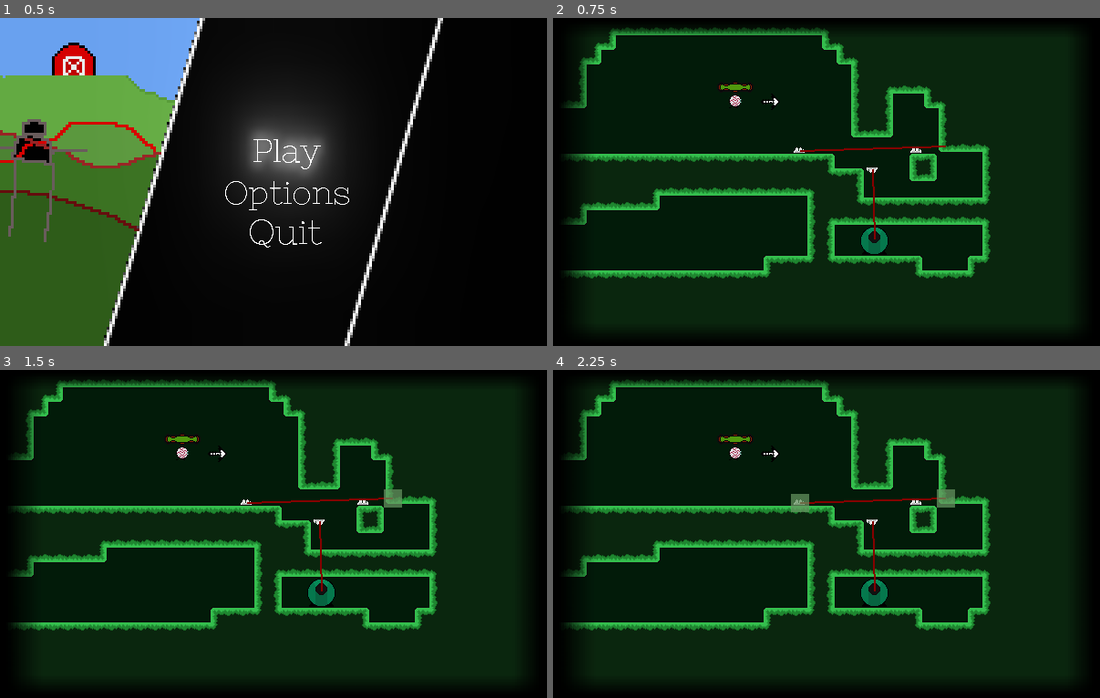
Above: before the commit, frames 1-4 (two rows, left to right).
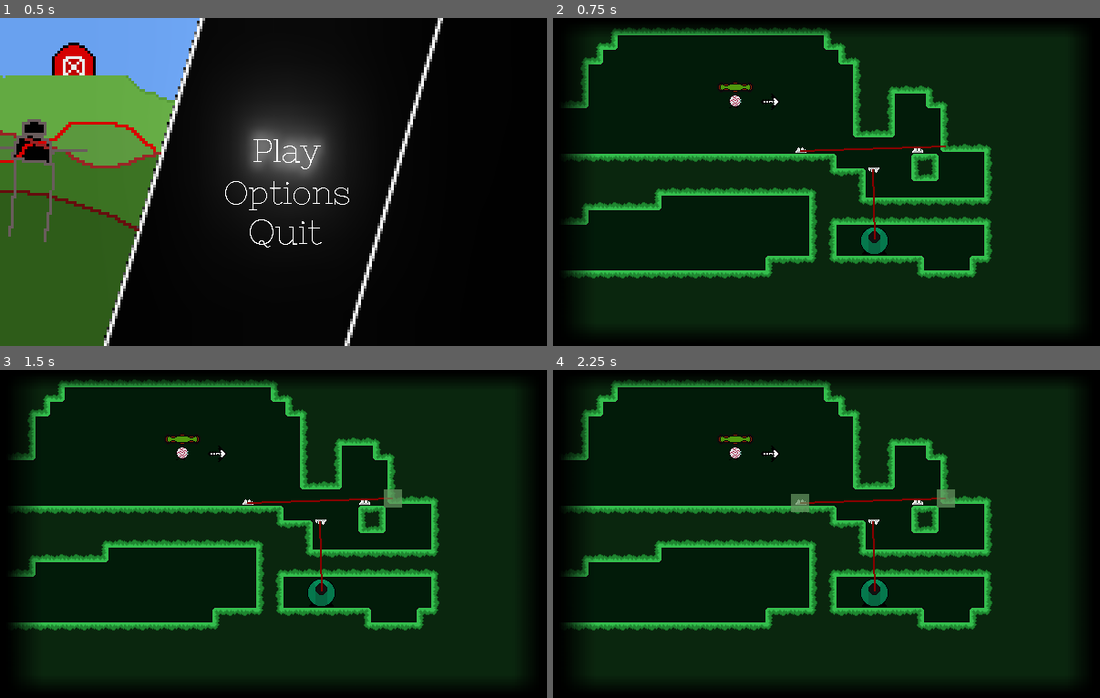
Above: after the commit, the same moments.

Repository: epimetheusgames/EyeSore
Game: Godot game, scene res://MainMenu.tscn
The game is run twice, just before and just after one commit, with the same random seed, the same clock (stepped at 60 frames per second) and the same inputs.
Inputs (mouse positions are in pixels of both pictures, inside the frame that each line leads up to):
- Up to frame 1 (0.5 s): no input
- Up to frame 2 (0.75 s): click (837, 152) at 0.5 s
- Up to frame 3 (1.5 s): click (393, 497) at 1.27 s
- Up to frame 4 (2.25 s): click (799, 504) at 2.02 s

Frame 1 is identical in both runs. In frame 2, 4.9% of the frame differs, in the area x 2-81%, y 2-80%; in frame 3, 4.8%; in frame 4, 4.8%.

Commit message:
Fixed weird problems with spikes

Diff:
--- a/OGPC_Project_Native_Directory/Levels/ExamplePuzzleLevel.tscn
+++ b/OGPC_Project_Native_Directory/Levels/ExamplePuzzleLevel.tscn
@@ -21,12 +21,10 @@
 script = ExtResource( 8 )
 
 [node name="TileMap" parent="Save_Functionality" instance=ExtResource( 6 )]
-position = Vector2( -2, 0 )
 z_index = -1
 tile_data = PoolIntArray( -589840, 0, 65537, -589839, 0, 65538, -589838, 0, 65538, -589837, 0, 65538, -589836, 0, 65538 …(31859 unchanged characters)…
 
 [node name="Spikes_TileMap" parent="Save_Functionality" instance=ExtResource( 6 )]
-position = Vector2( -2, 0 )
 z_index = -1
 tile_set = ExtResource( 4 )
 tile_data = PoolIntArray( 131076, 0, 3, 131084, 0, 3, 262153, 2, 65537 )
--- a/OGPC_Project_Native_Directory/Wire.gd
+++ b/OGPC_Project_Native_Directory/Wire.gd
@@ -92,15 +92,18 @@
 func delete_tile_at(point_ind, tileset, is_grass, spike_coords, spike_coord_types):
 	var pos = get_tileset_coords(point_ind, tileset)
 
+	print(pos in get_parent().get_parent().deleted_spikes)
+
 	if tileset.get_cell(pos.x, pos.y) == -1 and is_grass and not pos in get_parent().get_parent().deleted_spikes:
 		tileset.set_cell(pos.x, pos.y, 0)
 	elif tileset.get_cell(pos.x, pos.y) == -1 and not is_grass and pos in get_parent().get_parent().deleted_spikes:
 		var ind = spike_coords.find(pos, 0)
 		tileset.set_cell(pos.x, pos.y, spike_coord_types[ind])
-	else:
+	elif tileset.get_cell(pos.x, pos.y) != -1:
 		var type = tileset.get_cell(pos.x, pos.y)
 		tileset.set_cell(pos.x, pos.y, -1)
-		return [true, type, Vector2(pos.x, pos.y)]
+		if not is_grass:
+			return [true, type, Vector2(pos.x, pos.y)]
 
 	tileset.update_bitmask_region()
 
